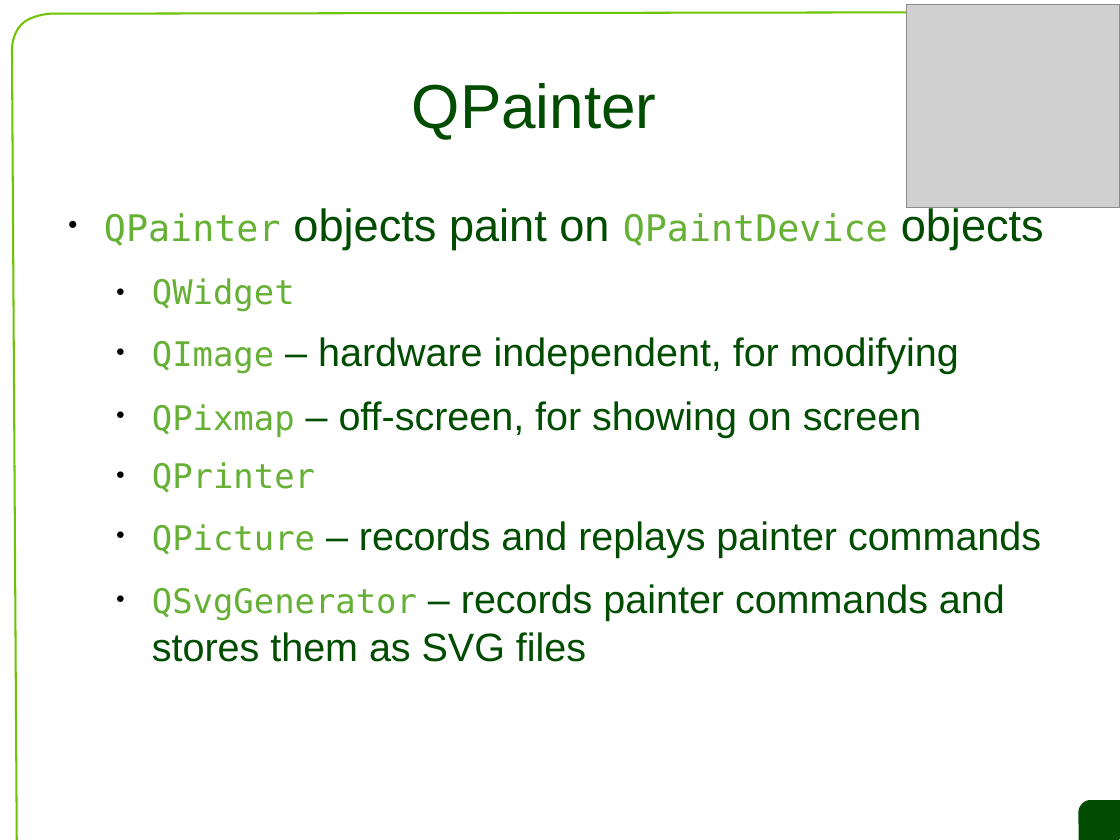
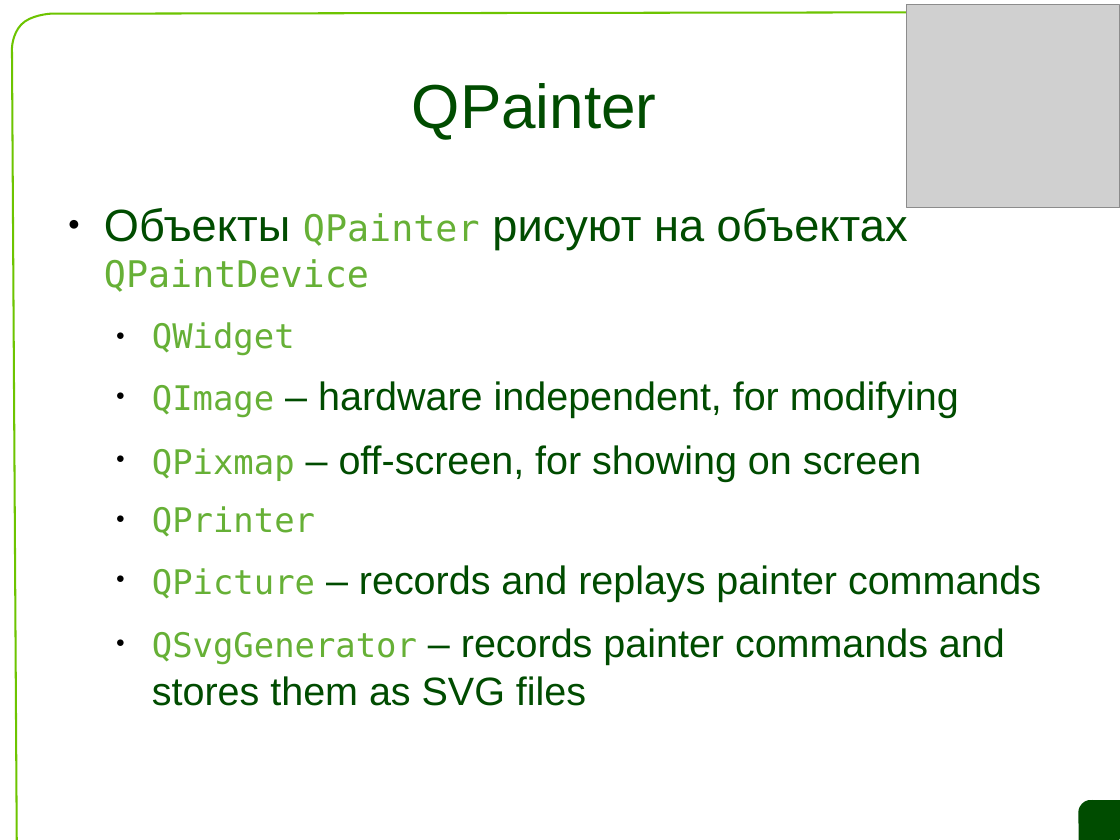
Before and after one commit to saa/qecm, a slide deck: slide 15 of L5/L5 Slides.odp. Drawn at 1120x840 pixels with LibreOffice and Linux fonts; fonts in the diff are those of the drawing; grey boxes stand for pictures; background and template pictures are left out. Boxes give left, top, right and bottom in pixels: in the first picture for what was removed or moved away, otherwise in the second. Text is boxed around its words. In the diff, an @@ line names an element or a change of style, - is before the commit and + after.

```diff
--- a/L5/L5 Slides.odp
+++ b/L5/L5 Slides.odp
@@ text at (104, 206, 908, 292): text changed @@
-● QPainter objects paint on QPaintDevice objects
+● Объекты QPainter рисуют на объектах QPaintDevice
```
Also in this commit, not shown: 4 other slides changed, 3 slides added, 3 slides removed, 1 other file.
